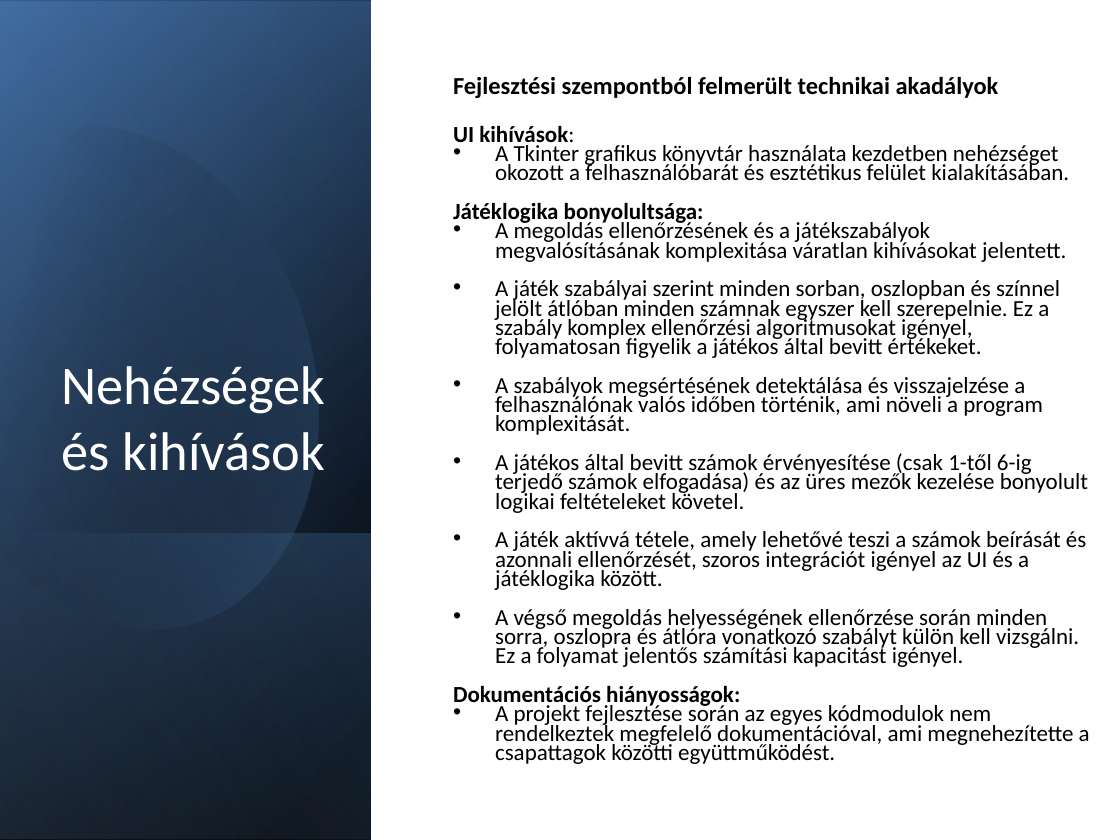
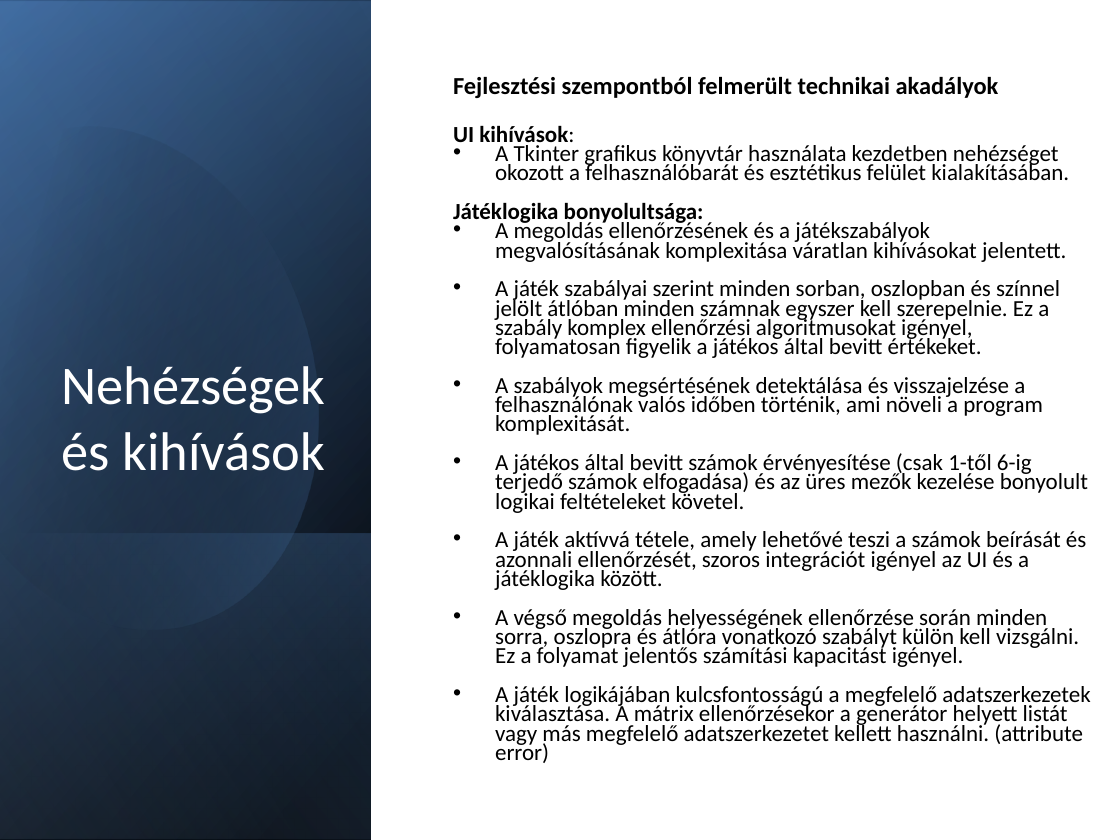
Before and after one commit to Verfurdo/Varazsnegyzet, a slide deck: slide 11 of documents/Projekt_Bemutato-1-2.pptx. Drawn at 1120x840 pixels with LibreOffice and Linux fonts; fonts in the diff are those of the drawing. Boxes give left, top, right and bottom in pixels: in the first picture for what was removed or moved away, otherwise in the second. Text is boxed around its words. In the diff, an @@ line names an element or a change of style, - is before the commit and + after.

```diff
--- a/documents/Projekt_Bemutato-1-2.pptx
+++ b/documents/Projekt_Bemutato-1-2.pptx
@@ text at box(495, 686, 1090, 763): text changed @@
-Dokumentációs hiányosságok:
-• A projekt fejlesztése során az egyes kódmodulok nem rendelkeztek megfelelő dokumentációval, ami megnehezítette a csapattagok közötti együttműködést.
+• A játék logikájában kulcsfontosságú a megfelelő adatszerkezetek kiválasztása. A mátrix ellenőrzésekor a generátor helyett listát vagy más megfelelő adatszerkezetet kellett használni. (attribute error)
```
Also in this commit, not shown: 2 other slides changed, 2 slides added.
